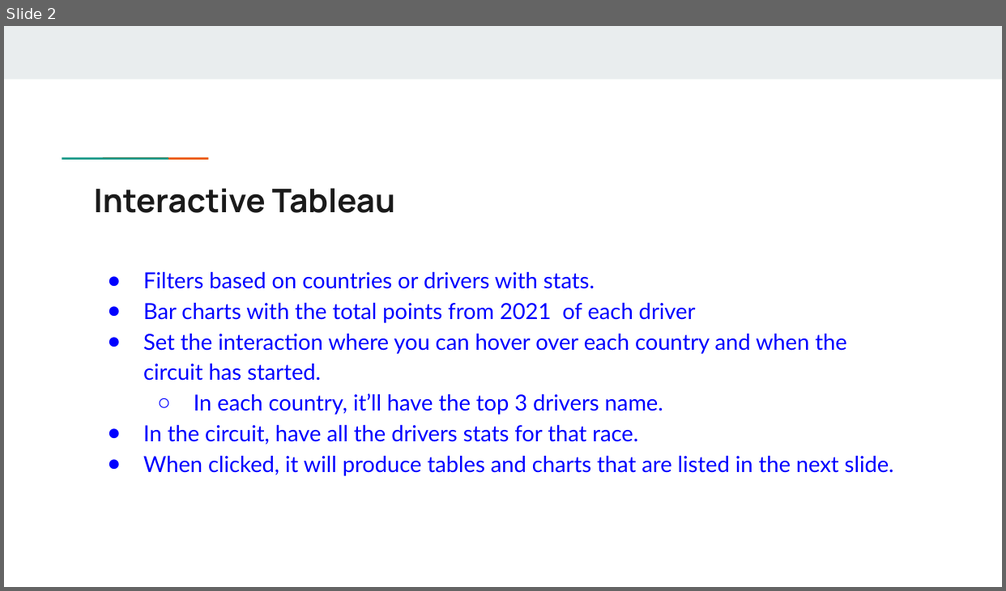
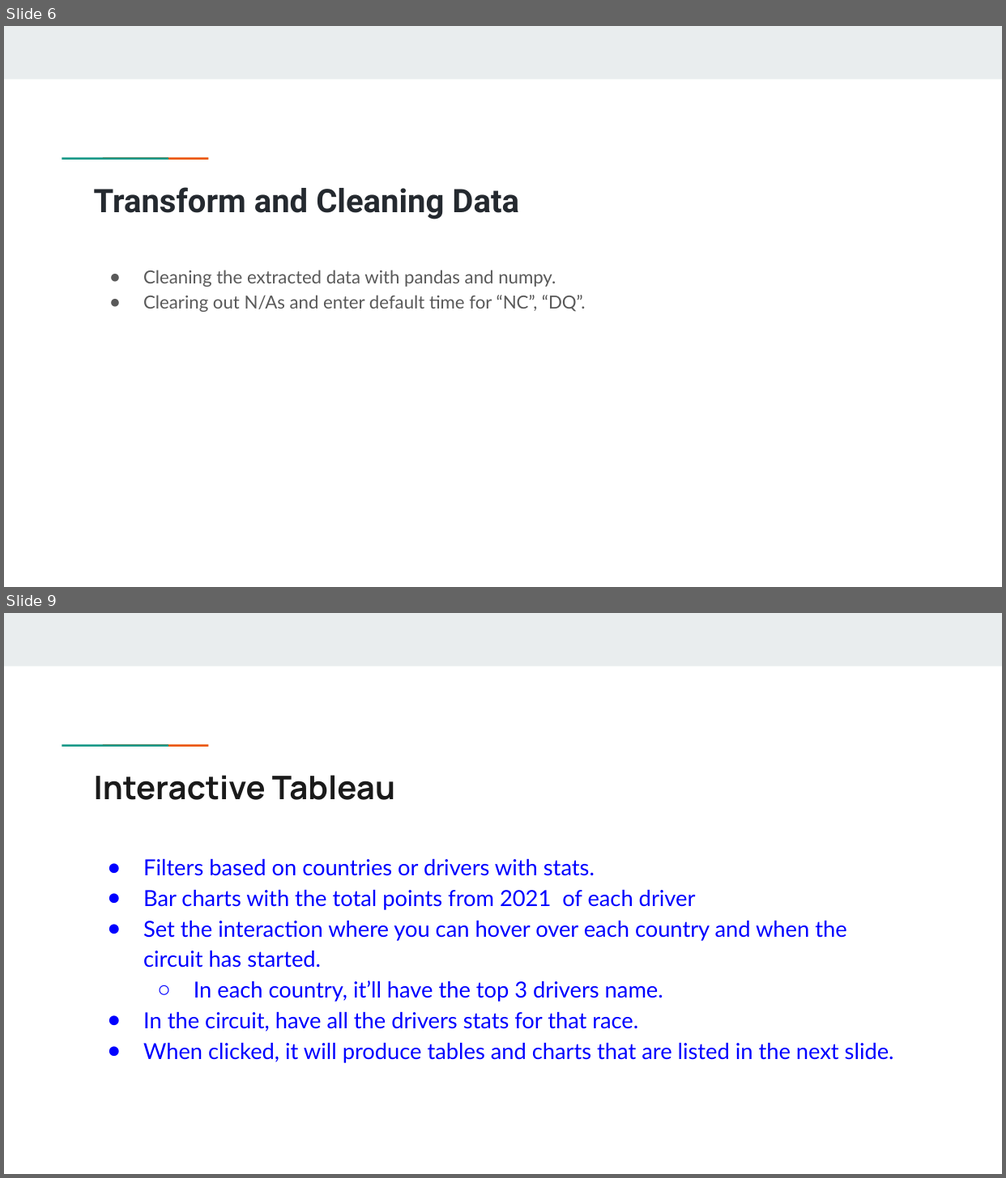
Before and after one commit to Spakicey/2022-Formula1-Analysis, a slide deck: Final Project.pptx. Shown one above the other, each under a label of ours: slide 2 before the commit, slides 6 and 9 after it; the slides between them are not shown. The pictures are 1006x591 and 1006x1178 pixels, drawn with LibreOffice and Linux fonts; fonts in the diff are those of the drawing; background and template pictures are left out. Boxes give left, top, right and bottom in pixels: in the first picture for what was removed or moved away, otherwise in the second. Text is boxed around its words. In the diff, an @@ line names an element or a change of style, - is before the commit and + after.

```diff
--- a/Final Project.pptx
+++ b/Final Project.pptx
@@ slide 6 added at (4,26,1002,587), background #FFFFFF; not listed: 3 template elements that a slide beside it also shows @@
@@ title added at (94,187,518,220), 23.4 pt, text #24292F, bold @@
+Transform and Cleaning Data
@@ text added at (143,270,586,312), 13 pt, text #595959 @@
+● Cleaning the extracted data with pandas and numpy.
+● Clearing out N/As and enter default time for “NC”, “DQ”.
@@ what was slide 2 is now slide 9 @@
```
Also in this commit, not shown: 2 slides changed, 6 other slides added, 1 slide removed, 3 other files.
